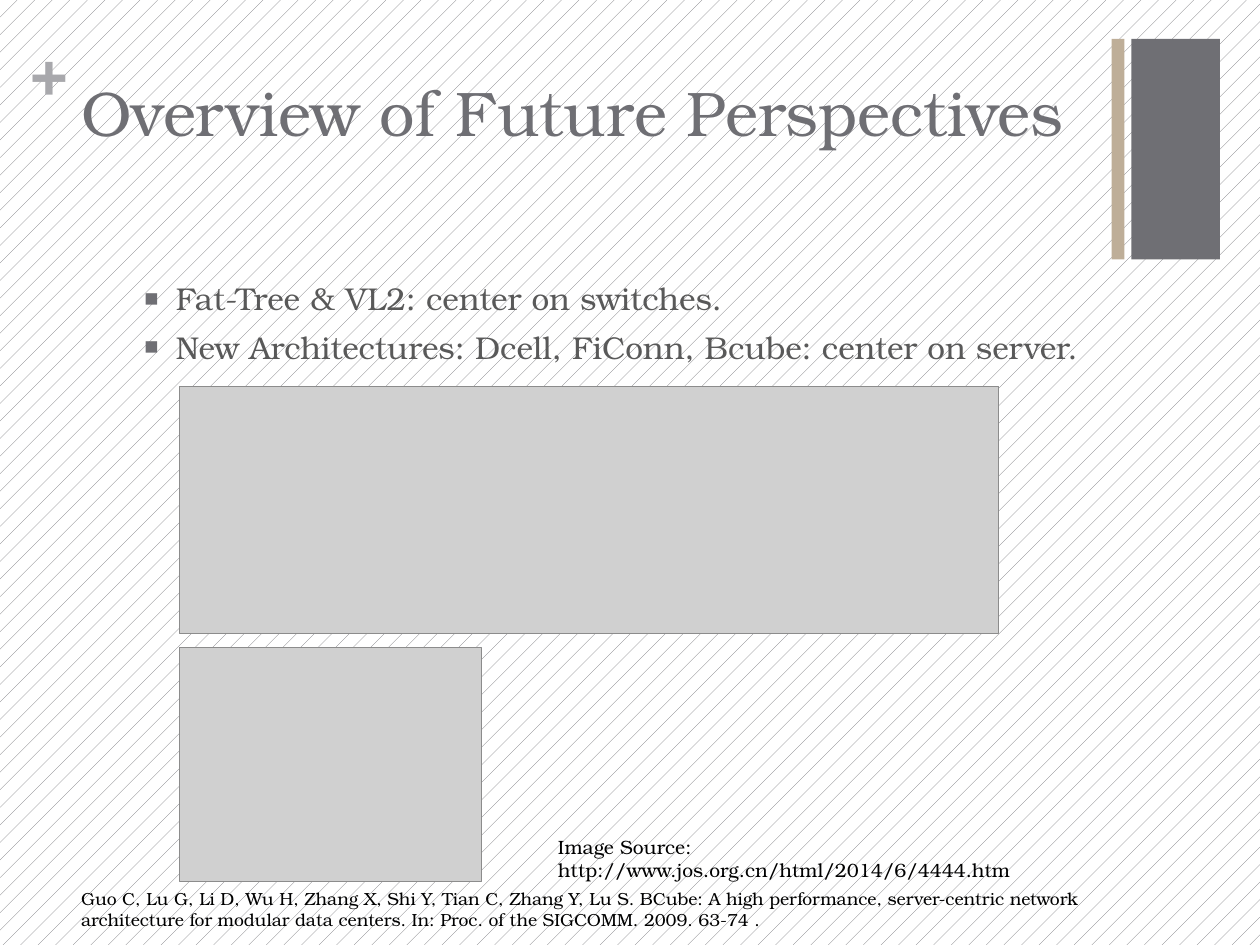
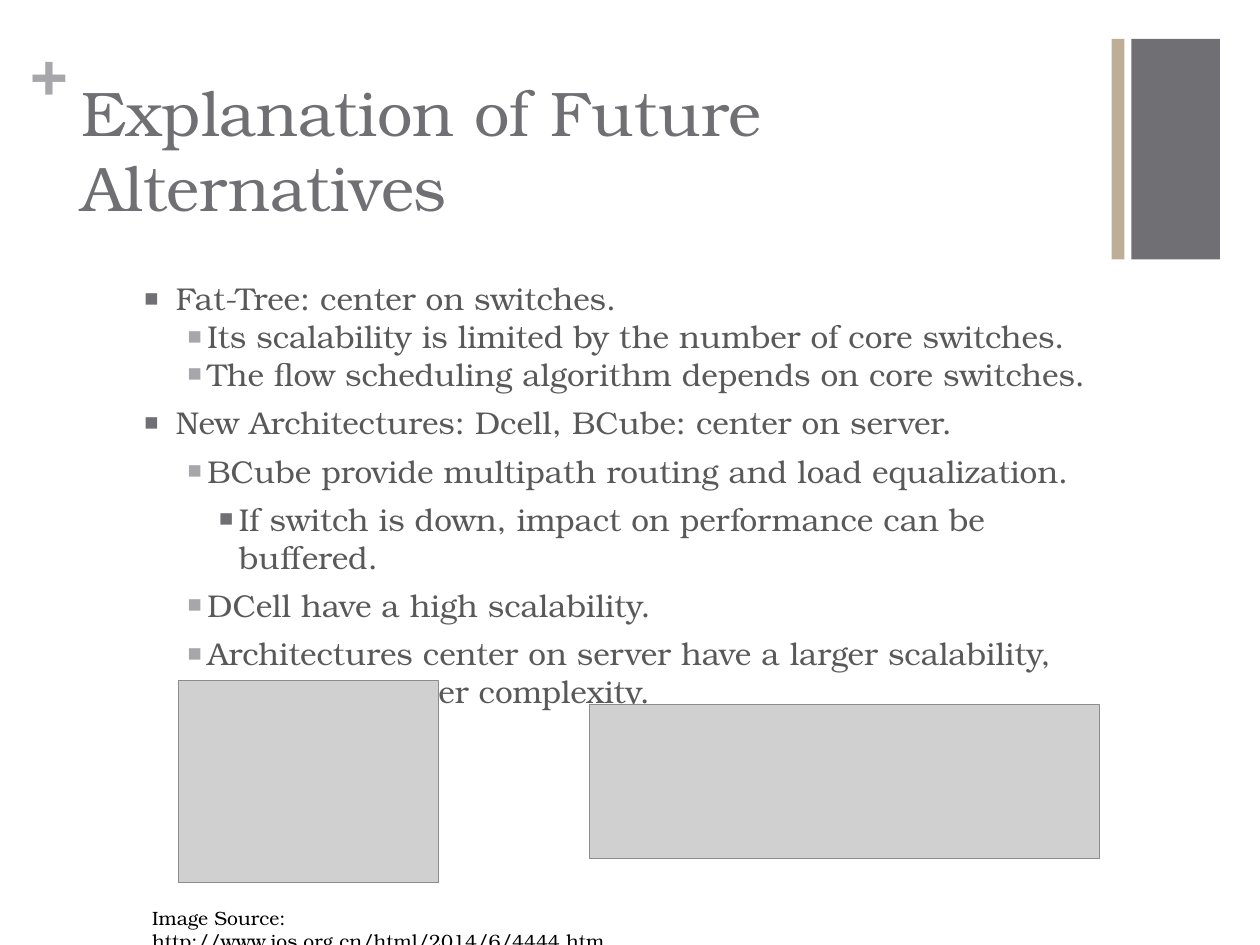
Before and after one commit to Fu-Yilei/Scalable-data-center-simulation, a slide deck: slide 8 of Presentation/presentation.pptx. Drawn at 1260x945 pixels with LibreOffice and Linux fonts; fonts in the diff are those of the drawing; grey boxes stand for pictures. Boxes give left, top, right and bottom in pixels: in the first picture for what was removed or moved away, otherwise in the second. Text is boxed around its words. In the diff, an @@ line names an element or a change of style, - is before the commit and + after.

```diff
--- a/Presentation/presentation.pptx
+++ b/Presentation/presentation.pptx
@@ background pattern #6F6F74 on #FFFFFF to #FFFFFF @@
@@ text "+" at [30, 32, 67, 108]: text colour #A8A8AC to #A7A7AB @@
@@ title at [81, 90, 761, 212]: text changed @@
-Overview of Future Perspectives
+Explanation of Future Alternatives
@@ text removed at [176, 281, 1078, 366] @@
-    ■ Fat-Tree & VL2: center on switches.
-    ■ New Architectures: Dcell, FiConn, Bcube: center on server.
@@ text added at [176, 287, 1085, 711], 18 pt, text #595959 @@
+    ■ Fat-Tree: center on switches.
+      ■ Its scalability is limited by the number of core switches.
+      ■ The flow scheduling algorithm depends on core switches.
+    ■ New Architectures: Dcell, BCube: center on server.
+      ■ BCube provide multipath routing and load equalization.
+        ■ If switch is down, impact on performance can be buffered.
+      ■ DCell have a high scalability.
+      ■ Architectures center on server have a larger scalability, but also a higher complexity.
@@ picture: place and size @@
-picture at [180, 648, 481, 882]
+picture at [178, 680, 438, 882]
@@ picture: place and size @@
-picture at [180, 387, 999, 634]
+picture at [590, 704, 1099, 858]
@@ text removed at [81, 888, 1078, 931] @@
-Guo C, Lu G, Li D, Wu H, Zhang X, Shi Y, Tian C, Zhang Y, Lu S. BCube: A high performance, server-centric network architecture for modular data centers. In: Proc. of the SIGCOMM. 2009. 63-74 .
@@ text "Image Source: http://www.jos.org.cn/html/2014/6/4444.htm" rewrapped from [558, 836, 1010, 883] to [152, 911, 285, 930] @@
```
Also in this commit, not shown: 7 other slides changed, 2 slides added, 4 other files.
